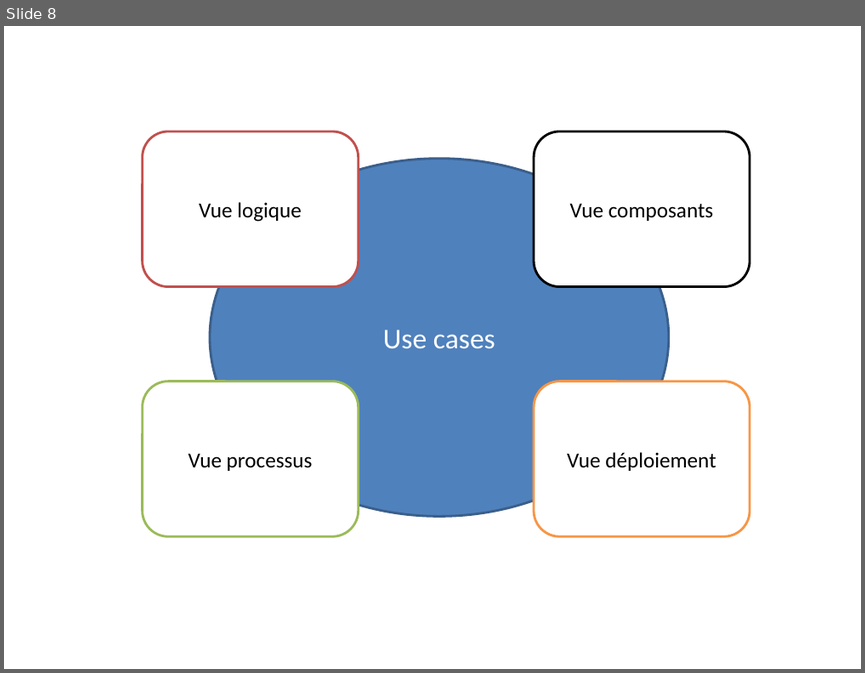
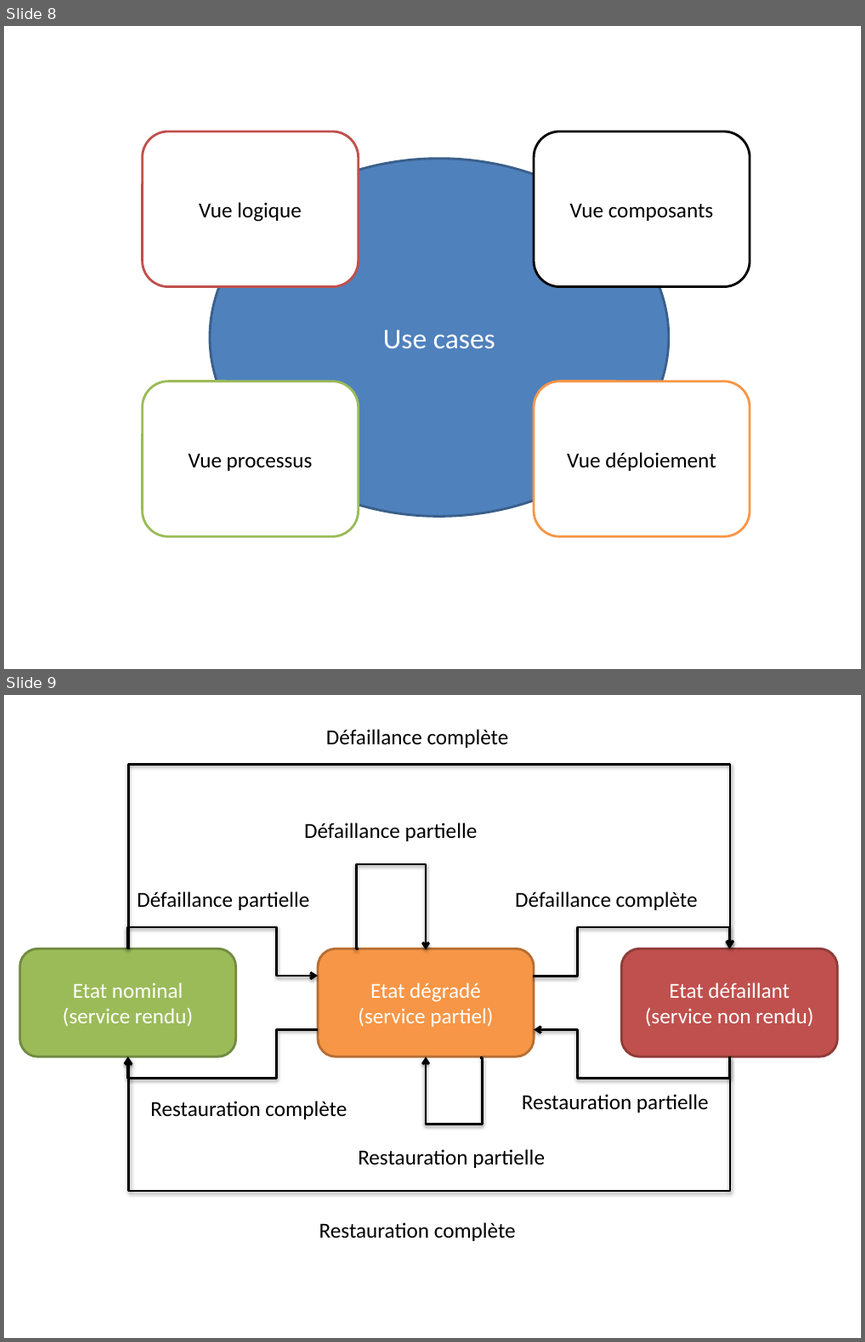
Before and after one commit to dduportal/dduportal.github.io, a slide deck: cours/ensg-asi-2014/src/raws/img_gen.pptx. Shown one above the other, each under a label of ours: slide 8 before the commit, slides 8 and 9 after it. The pictures are 865x673 and 865x1342 pixels, drawn with LibreOffice and Linux fonts; fonts in the diff are those of the drawing. Boxes give left, top, right and bottom in pixels: in the first picture for what was removed or moved away, otherwise in the second. Text is boxed around its words. In the diff, an @@ line names an element or a change of style, - is before the commit and + after.

```diff
--- a/cours/ensg-asi-2014/src/raws/img_gen.pptx
+++ b/cours/ensg-asi-2014/src/raws/img_gen.pptx
@@ slide 9 added at <box>4,695,861,1338</box>, background #FFFFFF @@
@@ text added at <box>326,729,509,748</box>, 18 pt, text #000000 @@
+Défaillance complète
@@ elbow arrow added from (128, 949) to (730, 947), #000000 2 pt @@
@@ text added at <box>304,823,477,841</box>, 18 pt, text #000000 @@
+Défaillance partielle
@@ elbow arrow added from (358, 948) to (426, 949), #000000 2 pt @@
@@ text added at <box>137,891,310,910</box>, 18 pt, text #000000 @@
+Défaillance partielle
@@ text added at <box>515,891,698,910</box>, 18 pt, text #000000 @@
+Défaillance complète
@@ rounded rectangle added at <box>20,948,236,1056</box>, fill #9BBB59, outline #738A42 2 pt, 18 pt, text #FFFFFF @@
+Etat nominal
+(service rendu)
@@ elbow arrow added from (128, 948) to (318, 975), #000000 2 pt @@
@@ rounded rectangle added at <box>318,948,534,1056</box>, fill #F79646, outline #B76F34 2 pt, 18 pt, text #FFFFFF @@
+Etat dégradé
+(service partiel)
@@ elbow arrow added from (533, 976) to (729, 948), #000000 2 pt @@
@@ rounded rectangle added at <box>621,948,837,1056</box>, fill #C0504D, outline #8E3B39 2 pt, 18 pt, text #FFFFFF @@
+Etat défaillant
+(service non rendu)
@@ elbow arrow added from (318, 1029) to (128, 1056), #000000 2 pt @@
@@ elbow arrow added from (729, 1056) to (534, 1029), #000000 2 pt @@
@@ elbow arrow added from (730, 1055) to (128, 1057), #000000 2 pt @@
@@ elbow arrow added from (479, 1057) to (426, 1056), #000000 2 pt @@
@@ text added at <box>150,1100,347,1119</box>, 18 pt, text #000000 @@
+Restauration complète
@@ text added at <box>522,1094,709,1112</box>, 18 pt, text #000000 @@
+Restauration partielle
@@ text added at <box>358,1149,545,1168</box>, 18 pt, text #000000 @@
+Restauration partielle
@@ text added at <box>319,1222,516,1241</box>, 18 pt, text #000000 @@
+Restauration complète
```
Also in this commit, not shown: 3 other files.
